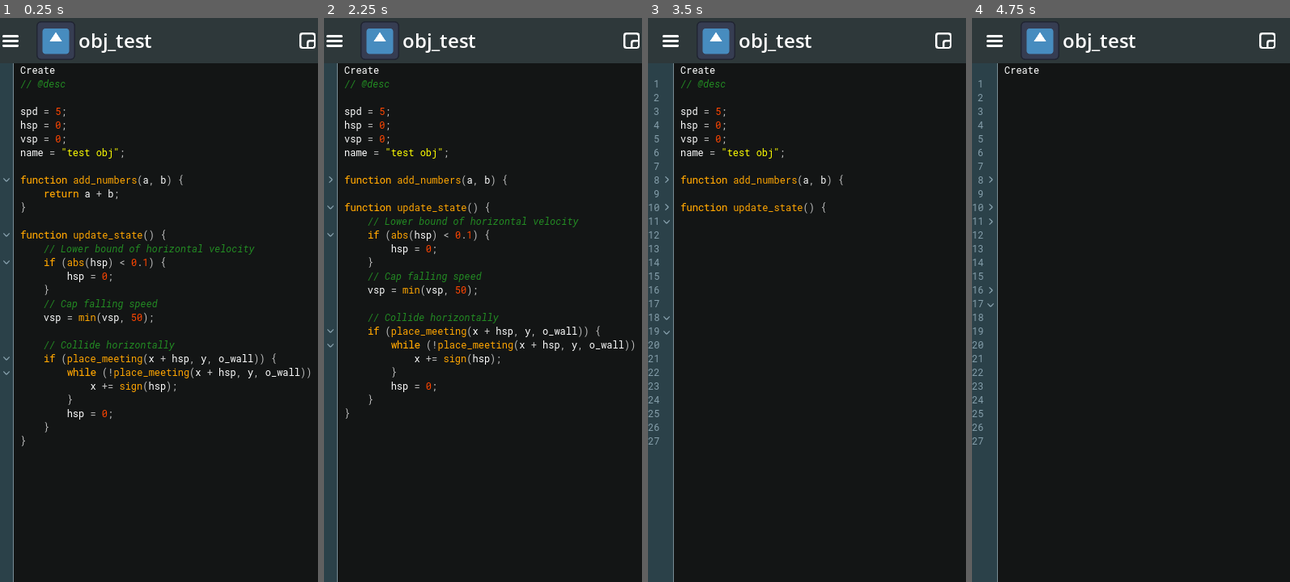
Above: before the commit, frames 1-4 (left to right).
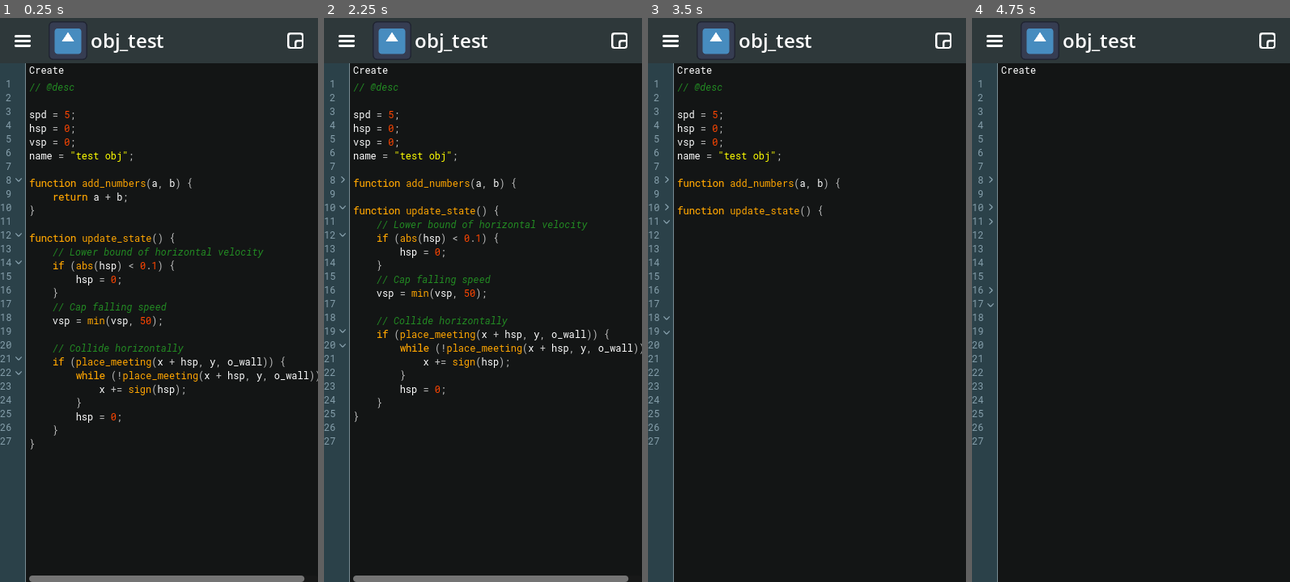
Above: after the commit, the same moments.

Repository: brenioks/DroidMakerUI
Game: Godot game, scene res://workplace.tscn
Two runs of this game, one before a commit and one after it. Both use one fixed random seed, a clock stepped at 60 frames per second and the inputs below. The engine's default icon, where the game draws it, is replaced by a stand-in: a white triangle on a blue panel in a dark square.
Inputs (mouse positions are in pixels of both pictures, inside the frame that each line leads up to; where the layout moved, square brackets give the same spot in the first picture):
- Up to frame 1 (0.25 s): no input
- Up to frame 2 (2.25 s): click (346, 40) [333, 40] at 0.5 s; click (619, 40) [632, 40] at 1.25 s; click (343, 181) [330, 181] at 2 s
- Up to frame 3 (3.5 s): click (667, 209) [654, 209] at 2.75 s
- Up to frame 4 (4.75 s): click (991, 221) at 3.5 s; click (991, 288) at 4.25 s

The runs differ from the first frame. In frame 1, 11% of the frame differs, in the area x 0-100%, y 0-100%; in frame 2, 11%; in frame 3, 1.6%; in frame 4, less than 0.1%.

Commit message:
Scrollable layout
horizontal for everything, vertical for code only

Diff:
--- a/workplace.tscn
+++ b/workplace.tscn
@@ -79,36 +79,55 @@
 flat = true
 icon_alignment = 1
 
-[node name="EventList" type="VBoxContainer" parent="Main/Column" unique_id=1501147549]
+[node name="ScrollContainer" type="ScrollContainer" parent="Main/Column" unique_id=848318130]
 layout_mode = 2
 size_flags_vertical = 3
+horizontal_scroll_mode = 0
+
+[node name="HBoxContainer" type="HBoxContainer" parent="Main/Column/ScrollContainer" unique_id=150665967]
+layout_mode = 2
+size_flags_horizontal = 3
+size_flags_vertical = 3
+
+[node name="Gutters" type="VBoxContainer" parent="Main/Column/ScrollContainer/HBoxContainer" unique_id=1671854019]
+layout_mode = 2
 theme_override_constants/separation = 0
 
-[node name="HBoxContainer" type="HBoxContainer" parent="Main/Column/EventList" unique_id=1138494545]
-layout_mode = 2
-theme_override_constants/separation = 8
-
-[node name="Gutter" parent="Main/Column/EventList/HBoxContainer" unique_id=561590972 instance=ExtResource("4_gwg38")]
-custom_minimum_size = Vector2(32, 0)
+[node name="CreateHeaderGutter" parent="Main/Column/ScrollContainer/HBoxContainer/Gutters" unique_id=561590972 instance=ExtResource("4_gwg38")]
+custom_minimum_size = Vector2(32, 17)
 layout_mode = 2
 fold_list = PackedInt32Array(0, 0)
 
-[node name="Header" type="Label" parent="Main/Column/EventList/HBoxContainer" unique_id=1385610417]
+[node name="CreateGutter" parent="Main/Column/ScrollContainer/HBoxContainer/Gutters" unique_id=650094435 node_paths=PackedStringArray("code_node") instance=ExtResource("4_gwg38")]
+custom_minimum_size = Vector2(32, 0)
+layout_mode = 2
+code_node = NodePath("../../ScrollContainer/EventList/CreateEvent/CreateCode")
+fold_list = PackedInt32Array(8, 10, 12, 19)
+
+[node name="RestOfTheWorldGutter" parent="Main/Column/ScrollContainer/HBoxContainer/Gutters" unique_id=1472342649 instance=ExtResource("4_gwg38")]
+custom_minimum_size = Vector2(32, 0)
+layout_mode = 2
+size_flags_horizontal = 0
+size_flags_vertical = 3
+
+[node name="ScrollContainer" type="ScrollContainer" parent="Main/Column/ScrollContainer/HBoxContainer" unique_id=1958720745]
+layout_mode = 2
+size_flags_horizontal = 3
+vertical_scroll_mode = 0
+
+[node name="EventList" type="VBoxContainer" parent="Main/Column/ScrollContainer/HBoxContainer/ScrollContainer" unique_id=1501147549]
+layout_mode = 2
+theme_override_constants/separation = 0
+
+[node name="CreateEvent" type="VBoxContainer" parent="Main/Column/ScrollContainer/HBoxContainer/ScrollContainer/EventList" unique_id=619083053]
+layout_mode = 2
+
+[node name="Header" type="Label" parent="Main/Column/ScrollContainer/HBoxContainer/ScrollContainer/EventList/CreateEvent" unique_id=1385610417]
 layout_mode = 2
 theme = ExtResource("4_aqlwe")
 text = "Create"
 
-[node name="CodeGroup" type="HBoxContainer" parent="Main/Column/EventList" unique_id=1993456304]
-layout_mode = 2
-size_flags_vertical = 3
-theme_override_constants/separation = 8
-
-[node name="Gutter" parent="Main/Column/EventList/CodeGroup" unique_id=650094435 instance=ExtResource("4_gwg38")]
-custom_minimum_size = Vector2(32, 0)
-layout_mode = 2
-fold_list = PackedInt32Array(8, 10, 12, 19)
-
-[node name="Code" type="RichTextLabel" parent="Main/Column/EventList/CodeGroup" unique_id=503353715]
+[node name="CreateCode" type="RichTextLabel" parent="Main/Column/ScrollContainer/HBoxContainer/ScrollContainer/EventList/CreateEvent" unique_id=503353715]
 layout_mode = 2
 size_flags_horizontal = 3
 size_flags_vertical = 3
@@ -145,15 +164,6 @@
 autowrap_mode = 0
 script = ExtResource("5_kjeef")
 
-[node name="Event" type="VBoxContainer" parent="Main/Column/EventList/CodeGroup" unique_id=619083053]
-layout_mode = 2
-
-[node name="RestOfTheWorldGutter" parent="Main/Column/EventList" unique_id=1472342649 instance=ExtResource("4_gwg38")]
-custom_minimum_size = Vector2(32, 0)
-layout_mode = 2
-size_flags_horizontal = 0
-size_flags_vertical = 3
-
 [node name="RightPanel" type="PanelContainer" parent="." unique_id=698543878]
 visible = false
 layout_mode = 1
